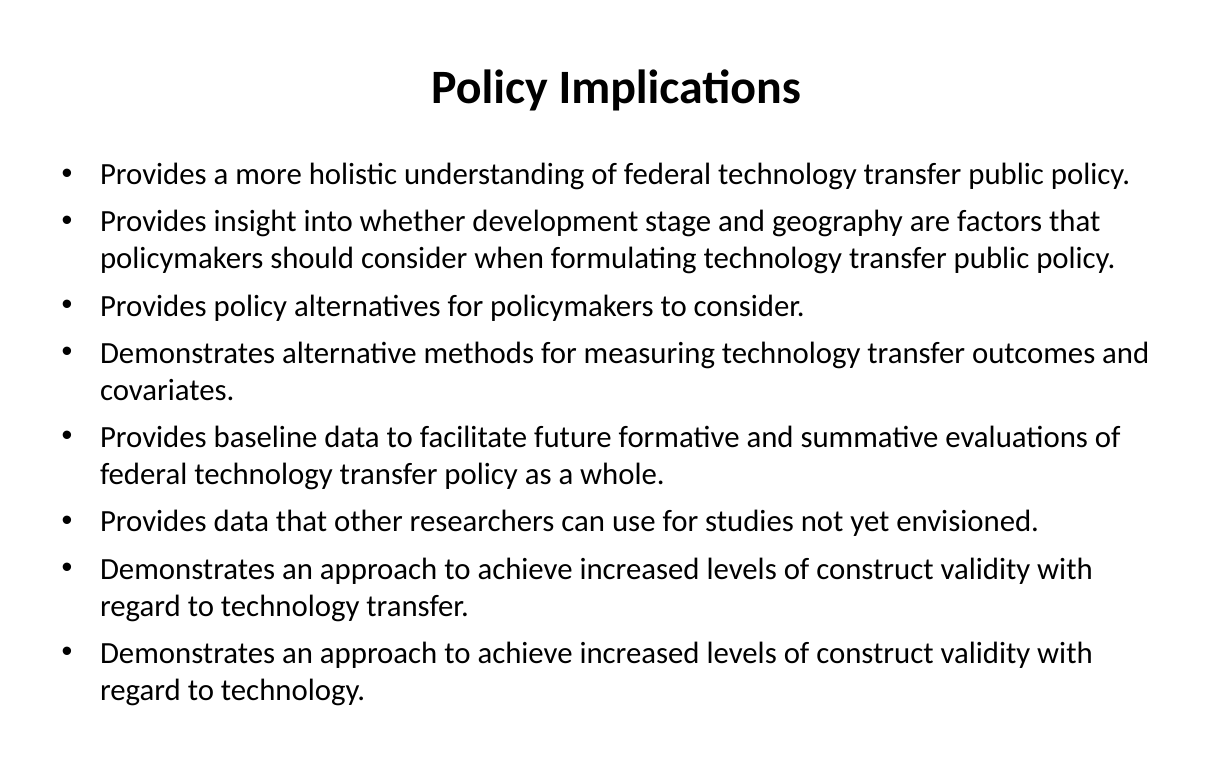
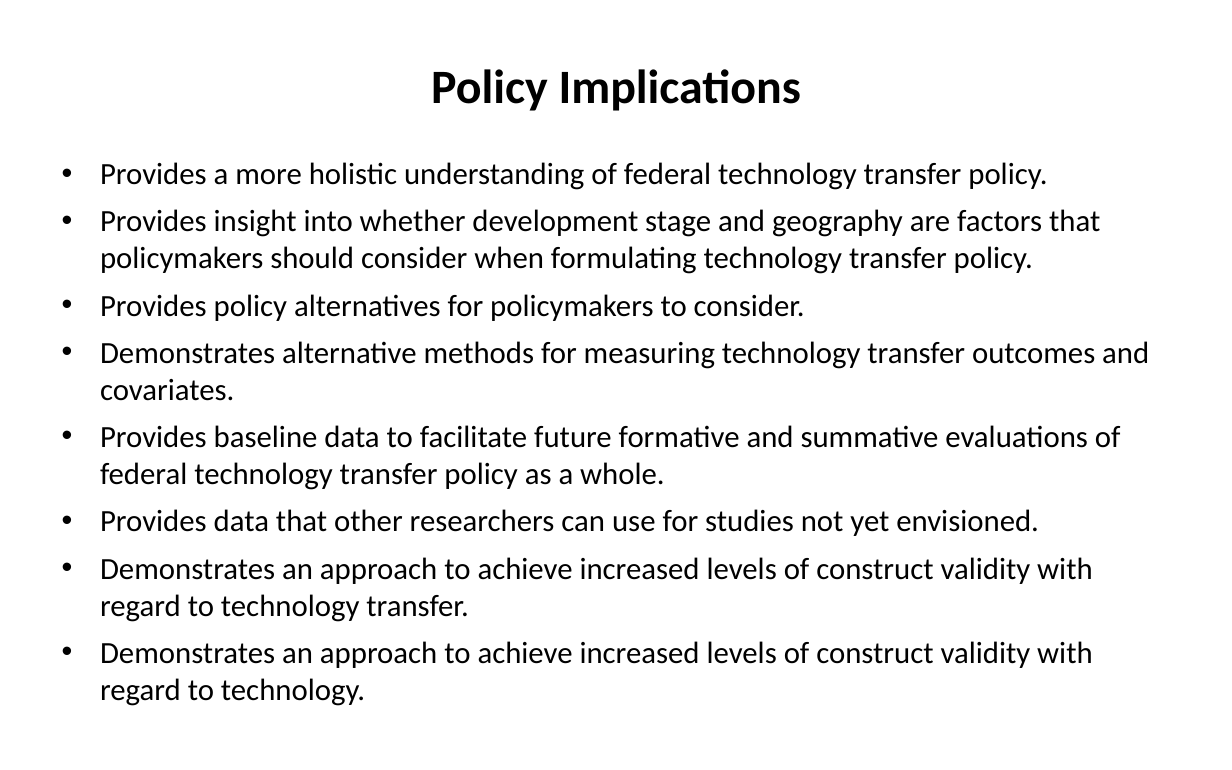
Before and after one commit to SLU-Courses-Townes/SOC5600, a slide deck: slide 43 of FinalProject/Presentation/Townes_SOC5600_FinalProject_Presentation.pptx (slide 42 before the commit). Drawn at 1232x770 pixels with LibreOffice and Linux fonts; fonts in the diff are those of the drawing. Boxes give left, top, right and bottom in pixels: in the first picture for what was removed or moved away, otherwise in the second. Text is boxed around its words. In the diff, an @@ line names an element or a change of style, - is before the commit and + after.

```diff
--- a/FinalProject/Presentation/Townes_SOC5600_FinalProject_Presentation.pptx
+++ b/FinalProject/Presentation/Townes_SOC5600_FinalProject_Presentation.pptx
@@ text at <box>100,162,1100,274</box>: text changed @@
-• Provides a more holistic understanding of federal technology transfer public policy.
-• Provides insight into whether development stage and geography are factors that policymakers should consider when formulating technology transfer public policy.
+• Provides a more holistic understanding of federal technology transfer policy.
+• Provides insight into whether development stage and geography are factors that policymakers should consider when formulating technology transfer policy.
```
Also in this commit, not shown: 10 other slides changed, 1 slide added.
